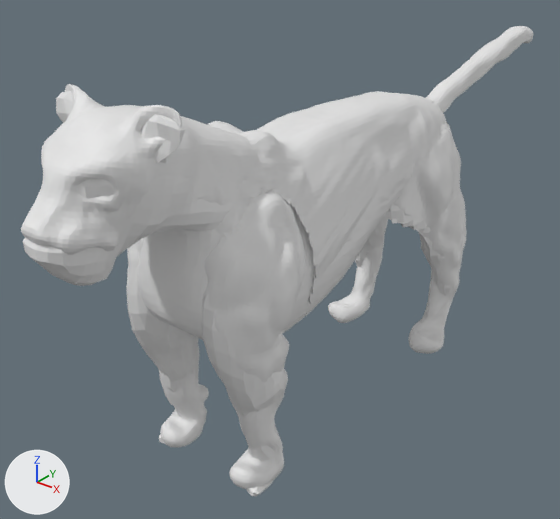
The FBX model SPO2/Assets/Resources/Models/Adult_Tiger/ATiger.fbx, before and after one commit.
Rendered twice from a 50 mm camera at (6.29, -8.74, 7.54) aimed at (-0.75, 0.05, 2.09). Lighting does not change. The marker at lower left points along +X, +Y and +Z. Both versions are drawn at frame 1 of the action 'Skeleton|Idle'; the numbers are the values there.

Objects in the first picture: 'Group15816', 'Group15999', 'Group389', 'Group47615', 'Group50111', 'Group50288', 'Group560', 'Group63423', 'Tiger_Body'.
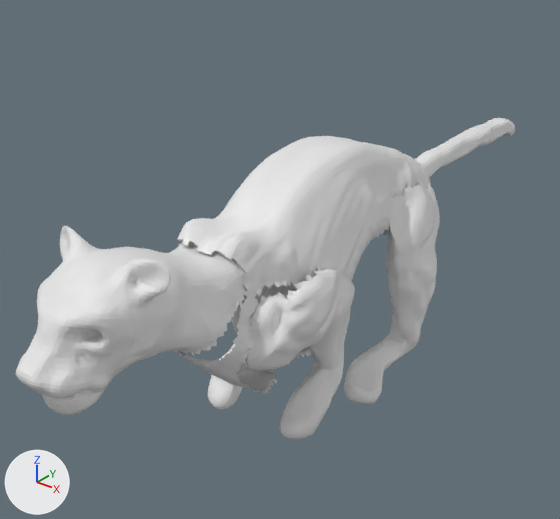
What the commit changed:
Bone 'Spine01_Root' (bone_spine01_root) moves from (0.0, 0.0, 0.0) to (0.0, 0.32, 0.84).
Bone 'Spine01_Root' (bone_spine01_root) turns from (0, 0, 0) to (-12, 0, 0) degrees about its own x, y and z.
Bone 'Spine02' (bone_spine02) turns from (0, 0, 0) to (4, 0, 0) degrees about its own x, y and z.
Bone 'Spine03' (bone_spine03) turns from (0, 0, 0) to (-7, 0, 0) degrees about its own x, y and z.
Bone 'Spine04' (bone_spine04) turns from (0, 0, 0) to (-19, 0, 0) degrees about its own x, y and z.
Bone 'Spine05' (bone_spine05) turns from (0, 0, 0) to (-10, 0, 0) degrees about its own x, y and z.
Bone 'Spine06' (bone_spine06) turns from (0, 0, 0) to (-17, 0, 0) degrees about its own x, y and z.
Bone 'Spine7' (bone_spine7) turns from (0, 0, 0) to (16, 0, 0) degrees about its own x, y and z.
Bone 'Neck01' (bone_neck01) turns from (0, 0, 0) to (-6, 0, 0) degrees about its own x, y and z.
Bone 'Neck02' (bone_neck02) turns from (0, 0, 0) to (-17, 0, 0) degrees about its own x, y and z.
Bone 'Humerus.L' (bone_humerus_l) turns from (-9, 0, 0) to (52, 0, 0) degrees about its own x, y and z.
Bone 'Ulna.L' (bone_ulna_l) turns from (-35, 0, 0) to (57, 0, 0) degrees about its own x, y and z.
Bone 'Metacarpals.L' (bone_metacarpals_l) turns from (19, 0, 0) to (-44, 0, 0) degrees about its own x, y and z.
Bone 'ScapulaUpper.L' (bone_scapulaupper_l) moves from (0.0, 0.0, 0.0) to (0.0, 0.2, 0.0).
Bone 'Humerus.R' (bone_humerus_r) turns from (-9, 0, 0) to (51, 0, 0) degrees about its own x, y and z.
Bone 'Ulna.R' (bone_ulna_r) turns from (-35, 0, 0) to (58, 0, 0) degrees about its own x, y and z.
Bone 'Metacarpals.R' (bone_metacarpals_r) turns from (19, 0, 0) to (-44, 0, 0) degrees about its own x, y and z.
Bone 'ScapulaUpper.R' (bone_scapulaupper_r) moves from (0.0, 0.0, 0.0) to (0.0, 0.2, 0.0).
Bone 'Femur.L' (bone_femur_l) turns from (0, 0, 0) to (29, -3, 6) degrees about its own x, y and z.
Bone 'Tibia.L' (bone_tibia_l) turns from (0, 0, 0) to (24, 2, 9) degrees about its own x, y and z.
Bone 'Metatarsals' (bone_metatarsals) turns from (0, 0, 0) to (39, 2, -4) degrees about its own x, y and z.
Bone 'Femur.R' (bone_femur_r) turns from (0, 0, 0) to (24, 1, -8) degrees about its own x, y and z.
Bone 'Tibia.R' (bone_tibia_r) turns from (0, 0, 0) to (45, -1, -12) degrees about its own x, y and z.
Bone 'Metatarsals.002' (bone_metatarsals_002) turns from (0, 0, 0) to (41, -3, 6) degrees about its own x, y and z.
Bone 'FootFront.L' (bone_footfront_l) moves from (0.0, 0.0, 0.0) to (0.0, -1.08, -0.27).
Bone 'FootFront.L' (bone_footfront_l) turns from (0, 0, 0) to (36, 0, 0) degrees about its own x, y and z.
Bone 'FootBack.L' (bone_footback_l) moves from (0.0, 0.0, 0.0) to (0.0, 2.12, 0.34).
Bone 'FootBack.L' (bone_footback_l) turns from (0, 0, 0) to (-36, 0, 0) degrees about its own x, y and z.
Bone 'PalangesBack01.L' (bone_palangesback01_l) turns from (0, 0, 0) to (31, 0, 0) degrees about its own x, y and z.
Bone 'FootBack.R' (bone_footback_r) moves from (0.0, 0.0, 0.0) to (0.0, 1.25, 0.19).
Bone 'FootBack.R' (bone_footback_r) turns from (0, 0, 0) to (-21, 0, 0) degrees about its own x, y and z.
Bone 'PalangesBack01.R' (bone_palangesback01_r) turns from (0, 0, 0) to (12, 0, 0) degrees about its own x, y and z.
Bone 'FootFront.R' (bone_footfront_r) moves from (0.0, 0.0, 0.0) to (0.0, -0.98, -0.27).
Bone 'FootFront.R' (bone_footfront_r) turns from (0, 0, 0) to (41, 0, 0) degrees about its own x, y and z.

Where the change shows, as pixel boxes (x1, y1, x2, y2) in the pictures (560 x 519 px):
'Tiger_Body', posed: before (23, 91, 404, 340); after (16, 136, 440, 439)
'Group47615', no longer drawn: before (178, 91, 447, 316)
'Group63423', no longer drawn: before (21, 84, 264, 255)
'Group560', no longer drawn: before (126, 188, 305, 489)
'Group50288', no longer drawn: before (328, 125, 467, 354)
'Group389', no longer drawn: before (127, 265, 288, 496)
'Group15999', posed (6% narrower, 32% shorter): before (426, 26, 533, 113); after (415, 118, 515, 177)
'Group50111', no longer drawn: before (355, 204, 453, 306)
bone 'Spine01_Root', root to tip: before (397, 119) to (390, 121); after (383, 173) to (376, 173)
bone 'Spine02', root to tip: before (377, 126) to (355, 134); after (364, 174) to (343, 172)
bone 'Spine03', root to tip: before (355, 134) to (331, 147); after (343, 172) to (319, 180)
bone 'Spine04', root to tip: before (331, 147) to (308, 157); after (319, 180) to (296, 197)
bone 'Spine05', root to tip: before (308, 157) to (282, 162); after (296, 197) to (270, 219)
bone 'Spine06', root to tip: before (282, 162) to (258, 159); after (270, 219) to (246, 241)
bone 'Spine7', root to tip: before (236, 156) to (210, 152); after (224, 261) to (198, 275)
bone 'Neck01', root to tip: before (210, 152) to (193, 152); after (198, 275) to (181, 284)
bone 'Neck02', root to tip: before (193, 152) to (172, 148); after (181, 284) to (161, 283)
bone 'Humerus.L', root to tip: before (240, 244) to (253, 340); after (259, 356) to (322, 290)
bone 'Ulna.L', root to tip: before (253, 340) to (264, 423); after (322, 290) to (334, 362)
bone 'Metacarpals.L', root to tip: before (264, 423) to (269, 458); after (334, 362) to (313, 403)
bone 'ScapulaUpper.L', root to tip: before (257, 163) to (269, 73); after (240, 262) to (214, 198)
bone 'Humerus.R', root to tip: before (151, 213) to (169, 304); after (176, 319) to (241, 262)
bone 'Ulna.R', root to tip: before (169, 304) to (184, 382); after (241, 262) to (254, 334)
bone 'Metacarpals.R', root to tip: before (184, 382) to (191, 417); after (254, 334) to (232, 370)
bone 'ScapulaUpper.R', root to tip: before (211, 151) to (222, 65); after (197, 246) to (168, 183)
bone 'Femur.L', root to tip: before (443, 140) to (430, 229); after (426, 200) to (401, 265)
bone 'Tibia.L', root to tip: before (430, 229) to (445, 286); after (401, 265) to (403, 340)
bone 'Metatarsals', root to tip: before (445, 286) to (431, 333); after (403, 340) to (369, 368)
bone 'Femur.R', root to tip: before (385, 128) to (352, 207); after (369, 185) to (307, 239)
bone 'Tibia.R', root to tip: before (352, 207) to (371, 262); after (307, 239) to (341, 283)
bone 'Metatarsals.002', root to tip: before (371, 262) to (359, 306); after (341, 283) to (322, 323)
bone 'FootFront.L', root to tip: before (269, 461) to (240, 489); after (313, 403) to (294, 441)
bone 'FootBack.L', root to tip: before (431, 333) to (420, 342); after (369, 368) to (357, 390)
bone 'PalangesBack01.L', root to tip: before (420, 342) to (413, 348); after (357, 390) to (349, 398)
bone 'FootBack.R', root to tip: before (359, 306) to (347, 315); after (322, 323) to (309, 339)
bone 'PalangesBack01.R', root to tip: before (347, 315) to (340, 320); after (309, 339) to (301, 346)
bone 'FootFront.R', root to tip: before (192, 419) to (162, 444); after (232, 370) to (215, 407)
